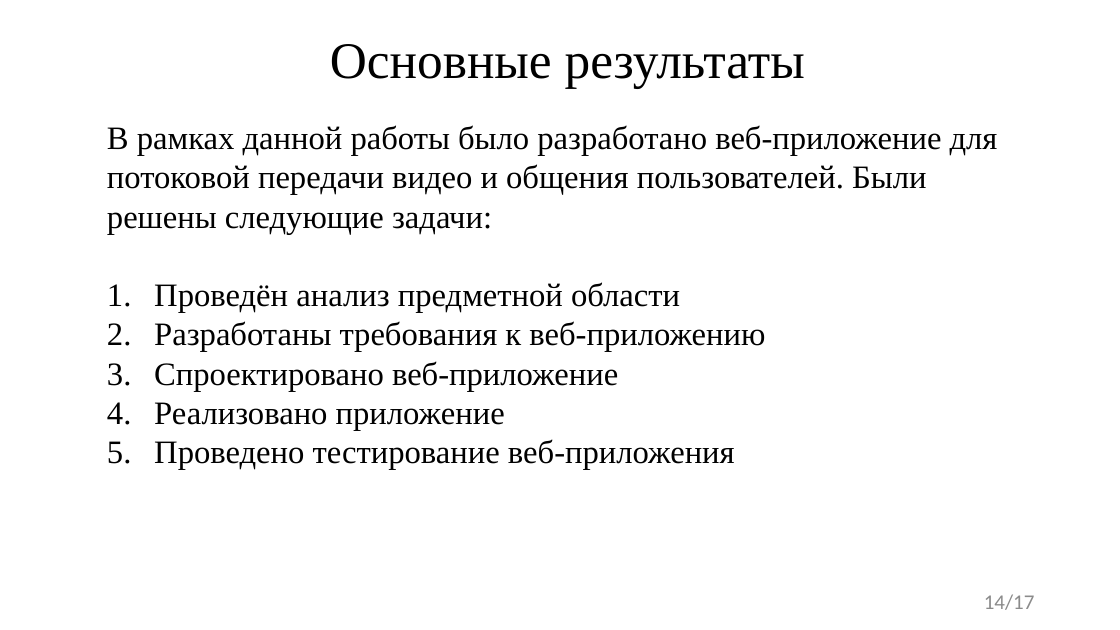
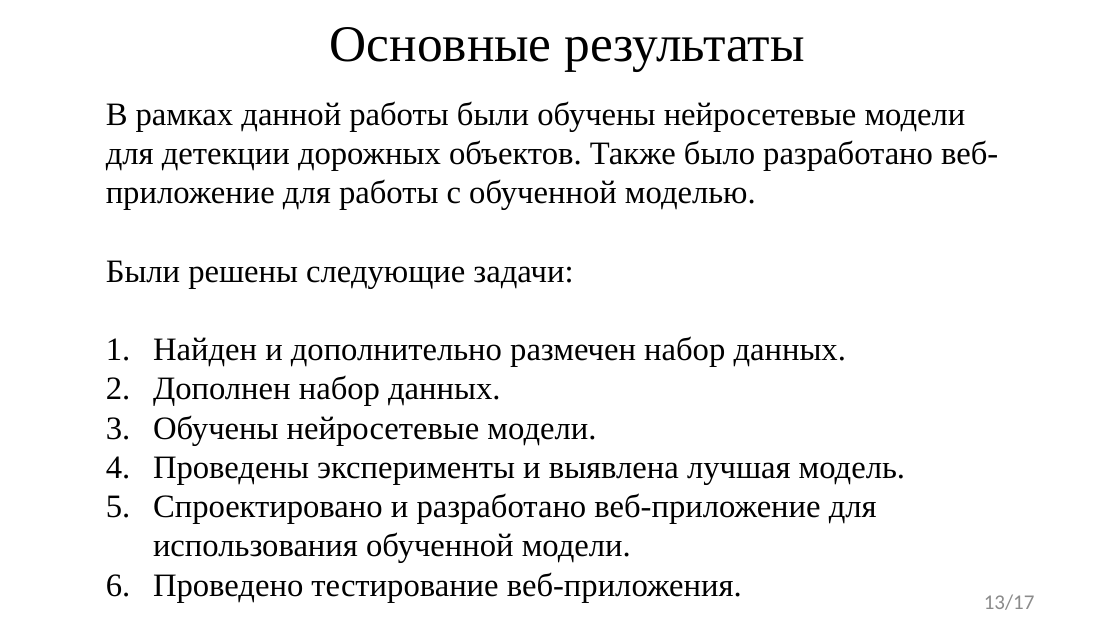
Before and after one commit to FaceMan01/Homework, a slide deck: slide 13 of ВКР/Презентация ВКР.pptx (slide 14 before the commit). Drawn at 1120x630 pixels with LibreOffice and Linux fonts; fonts in the diff are those of the drawing. Boxes give left, top, right and bottom in pixels: in the first picture for what was removed or moved away, otherwise in the second. Text is boxed around its words. In the diff, an @@ line names an element or a change of style, - is before the commit and + after.

```diff
--- a/ВКР/Презентация ВКР.pptx
+++ b/ВКР/Презентация ВКР.pptx
@@ title "Основные результаты": place and size @@
-title "Основные результаты" at [330,44,805,89]
+title "Основные результаты" at [330,27,805,71]
@@ text at [106,101,998,602]: text changed @@
-В рамках данной работы было разработано веб-приложение для потоковой передачи видео и общения пользователей. Были решены следующие задачи:
-1. Проведён анализ предметной области
-2. Разработаны требования к веб-приложению
-3. Спроектировано веб-приложение
-4. Реализовано приложение
-5. Проведено тестирование веб-приложения
+В рамках данной работы были обучены нейросетевые модели для детекции дорожных объектов. Также было разработано веб-приложение для работы с обученной моделью.
+Были решены следующие задачи:
+1. Найден и дополнительно размечен набор данных.
+2. Дополнен набор данных.
+3. Обучены нейросетевые модели.
+4. Проведены эксперименты и выявлена лучшая модель.
+5. Спроектировано и разработано веб-приложение для использования обученной модели.
+6. Проведено тестирование веб-приложения.
@@ page number at [984,594,1035,610]: text changed @@
-14/17
+13/17
```
Also in this commit, not shown: 5 other slides changed, 3 slides added, 4 slides removed, 1 other file.
